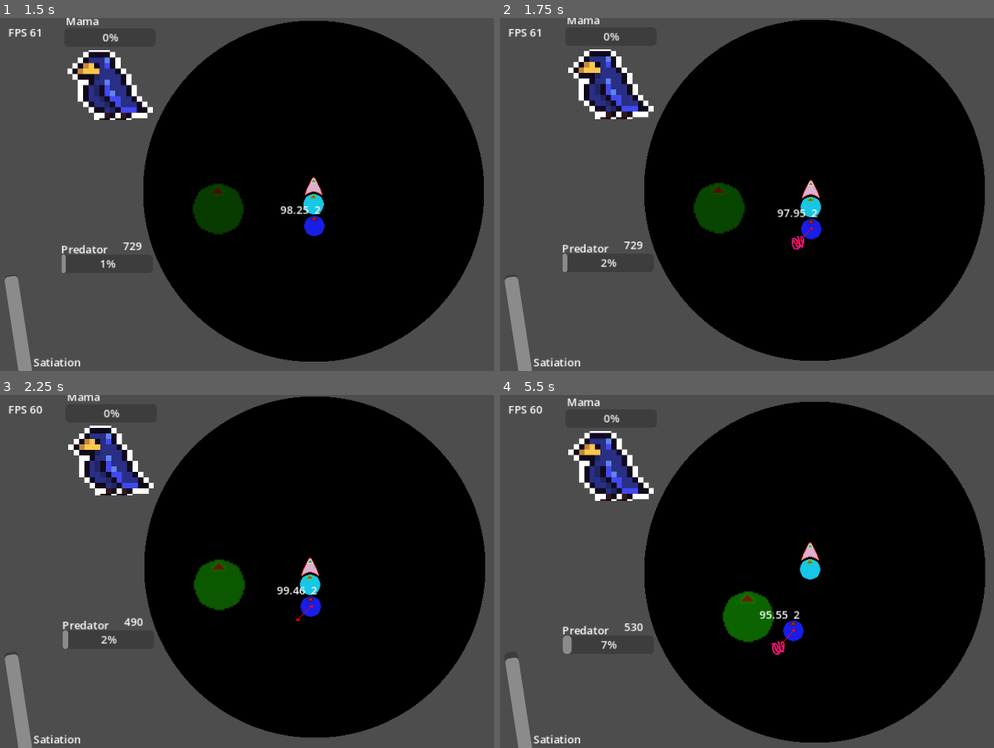
Above: before the commit, frames 1-4 (two rows, left to right).
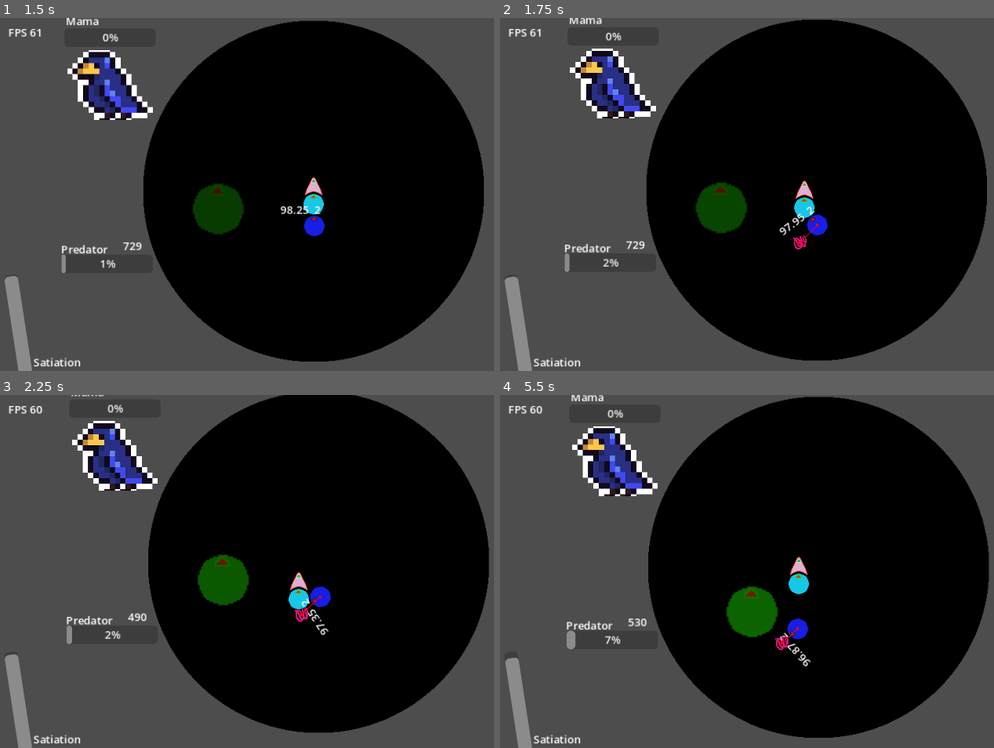
Above: after the commit, the same moments.

Repository: WilliamAalund/Brood-Feud
Game: Godot game, scene res://Levels/Main Level.tscn
The game is run twice, just before and just after one commit, with the same random seed, the same clock (stepped at 60 frames per second) and the same inputs. The engine's default icon, where the game draws it, is replaced by a stand-in: a white triangle on a blue panel in a dark square.
Inputs (mouse positions are in pixels of both pictures, inside the frame that each line leads up to):
- Up to frame 1 (1.5 s): tap Enter at 0.5 s; move the mouse to (449, 176) at 0.52 s; hold D (right) 0.53-1.28 s; hold Space (interact) 0.53-1.28 s; move the mouse to (187, 212) at 1.27 s; hold S (down) from 1.28 s (still down); tap Space (interact) at 1.35 s
- Up to frame 2 (1.75 s): keep holding S (down)
- Up to frame 3 (2.25 s): move the mouse to (375, 493) at 2.02 s; release S (down) at 2.03 s; hold D (right) from 2.03 s (still down); hold Space (interact) from 2.03 s (still down)
- Up to frame 4 (5.5 s): move the mouse to (781, 642) at 2.77 s; release D (right) at 2.78 s; release Space (interact) at 2.78 s; hold W (up) 2.78-3.53 s; tap Space (interact) at 2.85, 4.35 s; move the mouse to (outside the picture) at 3.52 s; hold Space (interact) 3.53-4.28 s; hold A (left) 3.53-5.03 s; move the mouse to (623, 518) at 4.27 s; move the mouse to (845, 571) at 5.02 s; hold S (down) from 5.03 s (still down); hold Space (interact) from 5.03 s (still down)

Frame 1 is identical in both runs. In frame 2, 3.3% of the frame differs, in the area x 12-99%, y 0-98%; in frame 3, 6.6%; in frame 4, 6.9%, in the area x 12-100%, y 0-99%.

Commit message:
unfinished AI bird
- refactored movement function
- added AI bird turn

Diff:
--- a/Sub Scenes/Entity_AI_Bird/AI_Bird.gd
+++ b/Sub Scenes/Entity_AI_Bird/AI_Bird.gd
@@ -84,6 +84,7 @@
 	else: if area.is_in_group("food"):
 		eat()
 
+
 func _on_body_zone_area_exited(area):
 	if area.is_in_group("sunray"):
 		inSunray = false
--- a/Sub Scenes/Entity_AI_Bird/AI_BirdCharacterBody.gd
+++ b/Sub Scenes/Entity_AI_Bird/AI_BirdCharacterBody.gd
@@ -1,4 +1,10 @@
 extends CharacterBody2D
+
+#how fast this dude can spin
+@export var rotspeed = 0.05
+#how inaccurate this dude's pathfinding can be
+@export var rot_dead_zone = 1.0
+
 
 var speed = 40
 var accel = speed
@@ -6,6 +12,37 @@
 var target = Vector2(0,0)
 var direction = Vector3()
 @onready var nav: NavigationAgent2D = $NavigationAgent2D
+
+func moveToTarget(delta, myTarget):
+	nav.target_position = myTarget
+
+	var move_dir = Vector2(0, 0)
+	move_dir = Vector2(0, - 1).rotated(rotation)
+
+
+	velocity = move_dir * speed
+	move_and_slide()
+
+	move_dir.normalized()
+
+
+
+	direction = nav.get_next_path_position() - global_position
+	direction = direction.normalized()
+
+	#velocity = velocity.lerp(direction * speed , accel * delta)
+
+	var move_rad = move_dir.angle()
+	var dir_rad = direction.angle()
+	var rad_diff = dir_rad - move_rad
+	if (rad_diff > PI): #this means that the angles are closer than math would indicate. modulus stuff
+		rad_diff = dir_rad - ((2*PI)-move_rad)
+
+ #right turn
+	if rad_to_deg(rad_diff) < (0-rot_dead_zone):
+		rotation -= rotspeed
+	elif rad_to_deg(rad_diff) > (0+rot_dead_zone): #left turn
+		rotation += rotspeed
 
 func _physics_process(delta): #Physics process should not have any logic. Logical problems should be handled outside the function
 	callMovement(delta)
@@ -19,14 +56,8 @@
 func state2(delta): # Will move towards and look for food
 	#get_global_mouse_position() 2D vector
 	if get_parent().noticedFood:
-		nav.target_position = get_parent().targetFood
+		moveToTarget(delta, get_parent().targetFood)
 
-		direction = nav.get_next_path_position() - global_position
-		direction = direction.normalized()
-
-		velocity = velocity.lerp(direction * speed , accel * delta)
-
-		move_and_slide()
 	else:
 		pass # Code to get the bird to crowd around momma bird
 
@@ -41,26 +72,11 @@
 
 func state3(delta): # Follows player
 	#get_global_mouse_position() 2D vector
-	nav.target_position = target
-
-	direction = nav.get_next_path_position() - global_position
-	direction = direction.normalized()
-
-	velocity = velocity.lerp(direction * speed , accel * delta)
-
-	move_and_slide()
+	moveToTarget(delta, target)
 
 func state4(delta): # Will move to sunray
 	if !get_parent().inSunray:
-		nav.target_position = get_parent().targetSunray
-		#print(get_parent().targetSunray)
-
-		direction = nav.get_next_path_position() - global_position
-		direction = direction.normalized()
-
-		velocity = velocity.lerp(direction * speed , accel * delta)
-
-		move_and_slide()
+		moveToTarget(delta, get_parent().targetSunray)
 
 func state5(_delta): # Will run to edge of nest
 	pass
@@ -68,7 +84,10 @@
 func state6(_delta): # Will remain entirely immobile. Dead
 	pass
 
-# TODO: Aparrently, you can pass functions as parameters somehow.
+# TODO: Aparrently, you can pass functions as parameters somehow. -YUP! python
+# and therefore gd script are "functional" languages, which feature this.
+# c++ is an object-oriented language. -Liam
+
 # There should be an extremely easy way to tell the navigation agent to just do
 # x navigation behavior, where x is just the state value.
 # The NavigationAgent2D currently uses a switch case system (called match in Godot)
